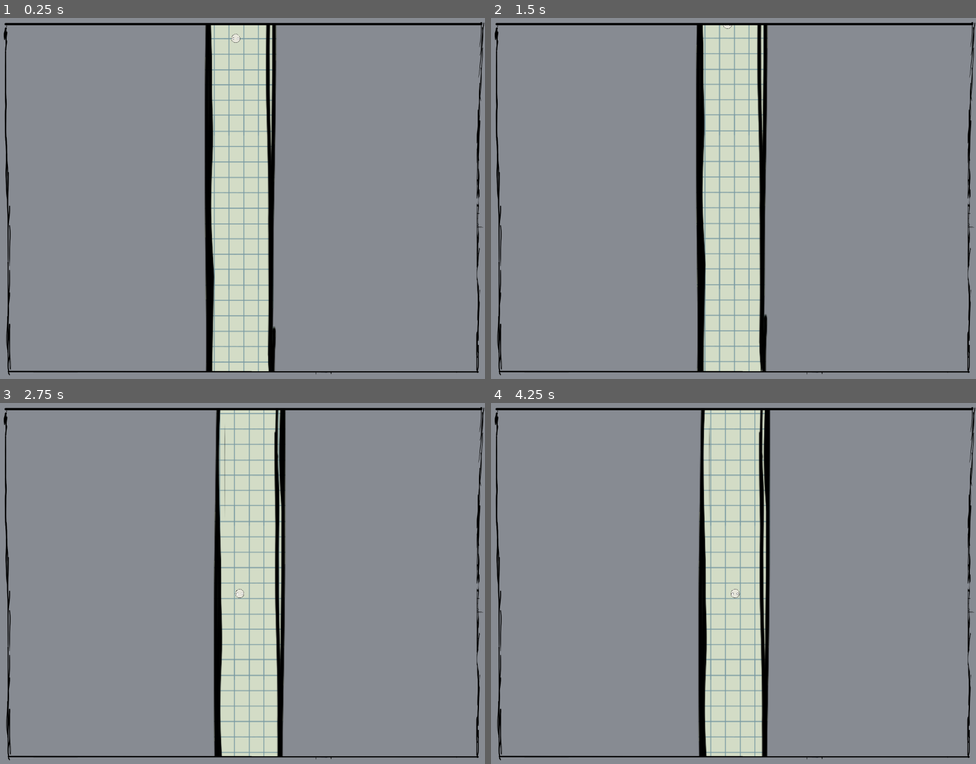
Above: before the commit, frames 1-4 (two rows, left to right).
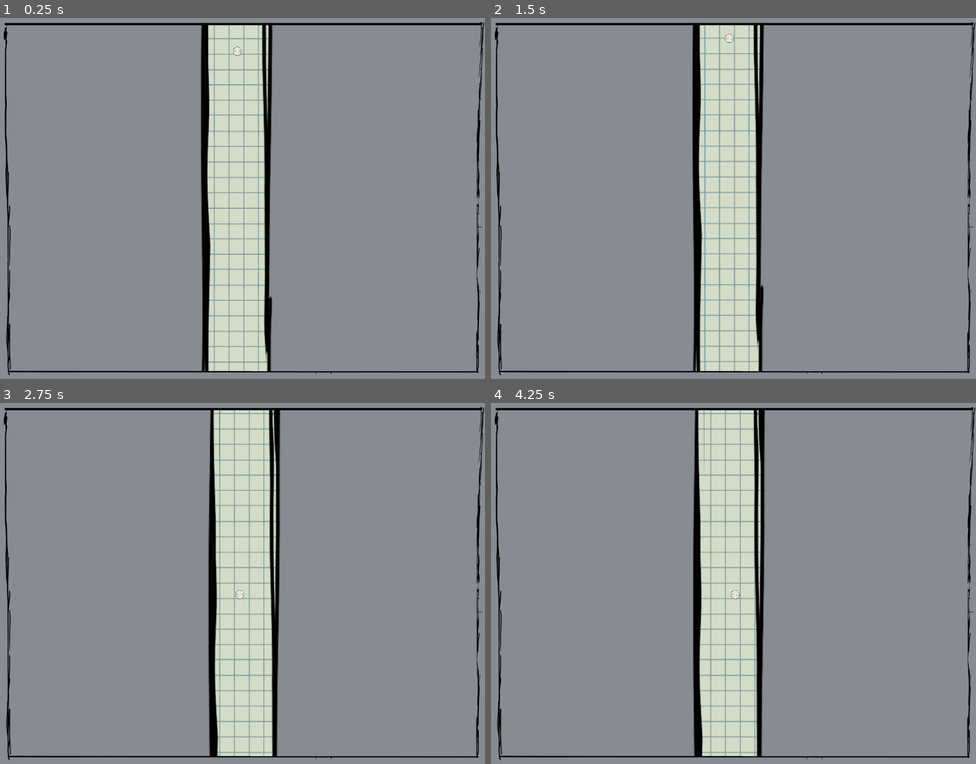
Above: after the commit, the same moments.

Repository: Indigo-Hawk/UBGJ-Project
Game: Godot game, scene res://Levels/level_t.tscn
The game is run twice, just before and just after one commit, with the same random seed, the same clock (stepped at 60 frames per second) and the same inputs. This scene is started directly instead of the project's main scene.
Inputs (mouse positions are in pixels of both pictures, inside the frame that each line leads up to):
- Up to frame 1 (0.25 s): no input
- Up to frame 2 (1.5 s): tap R (RESET) at 0.5, 1.25 s; move the mouse to (840, 180) at 0.52 s; hold D (RIGHT) from 0.53 s (still down); tap Space (ACTION) at 0.6 s; move the mouse to (636, 216) at 1.27 s; tap E (INTERACT) at 1.35 s
- Up to frame 3 (2.75 s): tap R (RESET) at 2 s; move the mouse to (291, 504) at 2.02 s; release D (RIGHT) at 2.03 s; hold A (LEFT) from 2.03 s (still down); tap Space (ACTION) at 2.1 s
- Up to frame 4 (4.25 s): tap R (RESET) at 2.75, 3.5 s; move the mouse to (709, 655) at 2.77 s; release A (LEFT) at 2.78 s; hold D (RIGHT) from 2.78 s (still down); tap E (INTERACT) at 2.85 s; move the mouse to (879, 637) at 3.52 s; tap Space (ACTION) at 3.6 s

The runs differ from the first frame. In frame 1, 3.8% of the frame differs, in the area x 41-58%, y 2-98%; in frame 2, 3.7%; in frame 3, 4.8%, in the area x 42-59%, y 2-98%; in frame 4, 4.8%.

Commit message:
updated levels + new blank level for making levels

Diff:
--- a/Levels/level_1.tscn
+++ b/Levels/level_1.tscn
@@ -130,6 +130,7 @@
 
 [node name="EndZone" parent="Blocks" instance=ExtResource("4_syshm")]
 position = Vector2(85, 1018)
+NextLevel = "res://Levels/level_2real.tscn"
 
 [node name="Head" parent="." instance=ExtResource("4_0urlm")]
 position = Vector2(77, 290)
--- /dev/null
+++ b/Levels/level_2real.tscn
@@ -0,0 +1,115 @@
+[gd_scene load_steps=7 format=3 uid="uid://pe6iuxu80q4g"]
+
+[ext_resource type="PackedScene" uid="uid://cr0xdlvoi8kvu" path="res://Components/Camera/main_camera.tscn" id="1_j4gye"]
+[ext_resource type="PackedScene" uid="uid://bddjdhdyavhtq" path="res://Components/Head/head.tscn" id="2_e6b6u"]
+[ext_resource type="PackedScene" uid="uid://c135b0kbl8oaj" path="res://Components/Block/block_1.tscn" id="3_ky6qs"]
+[ext_resource type="PackedScene" uid="uid://brlcfypgfr5lr" path="res://Components/PressurePad/pressure_pad.tscn" id="4_ky6qs"]
+[ext_resource type="PackedScene" uid="uid://dlq5lyppjqcgx" path="res://Components/Bodys/body(basic).tscn" id="4_lwb38"]
+[ext_resource type="PackedScene" uid="uid://dshq5wpgg711i" path="res://Components/Door/door.tscn" id="5_lwb38"]
+
+[node name="Level_T" type="Node"]
+
+[node name="MainCamera" parent="." instance=ExtResource("1_j4gye")]
+position = Vector2(-192, -572)
+
+[node name="Head" parent="." instance=ExtResource("2_e6b6u")]
+position = Vector2(-400, -769)
+
+[node name="Blocks" type="Node2D" parent="."]
+
+[node name="Block1" parent="Blocks" instance=ExtResource("3_ky6qs")]
+position = Vector2(-450, -389)
+scale = Vector2(0.7600007, 2)
+
+[node name="Block15" parent="Blocks" instance=ExtResource("3_ky6qs")]
+position = Vector2(764, -824)
+rotation = 1.5707964
+scale = Vector2(0.46011913, 1.8)
+
+[node name="Block12" parent="Blocks" instance=ExtResource("3_ky6qs")]
+position = Vector2(323, -660)
+scale = Vector2(0.09578455, 0.84747875)
+
+[node name="Block13" parent="Blocks" instance=ExtResource("3_ky6qs")]
+position = Vector2(387.00003, -558)
+rotation = -0.2617994
+scale = Vector2(-0.10464033, -1.5898322)
+
+[node name="Block7" parent="Blocks" instance=ExtResource("3_ky6qs")]
+position = Vector2(153, -492)
+scale = Vector2(0.7600007, 1.2400012)
+
+[node name="Block11" parent="Blocks" instance=ExtResource("3_ky6qs")]
+position = Vector2(543, -758)
+rotation = -0.18516125
+scale = Vector2(0.1801179, 1.0753723)
+
+[node name="Block14" parent="Blocks" instance=ExtResource("3_ky6qs")]
+position = Vector2(603, -764)
+rotation = 0.26843405
+scale = Vector2(0.1801179, 1.2400012)
+
+[node name="Block16" parent="Blocks" instance=ExtResource("3_ky6qs")]
+position = Vector2(850, -460)
+rotation = 4.712389
+scale = Vector2(0.5061942, 1.2583424)
+
+[node name="Block9" parent="Blocks" instance=ExtResource("3_ky6qs")]
+position = Vector2(160, -1034)
+rotation = 3.1415927
+scale = Vector2(0.7600007, 1.2400012)
+
+[node name="Block10" parent="Blocks" instance=ExtResource("3_ky6qs")]
+position = Vector2(528, -1032)
+rotation = 3.1415927
+scale = Vector2(1.3872278, 1.2400012)
+
+[node name="Block8" parent="Blocks" instance=ExtResource("3_ky6qs")]
+position = Vector2(797, -342)
+scale = Vector2(3.2799995, 0.12000227)
+
+[node name="Block5" parent="Blocks" instance=ExtResource("3_ky6qs")]
+position = Vector2(-438.00003, 116)
+scale = Vector2(11.879999, 2)
+
+[node name="Block2" parent="Blocks" instance=ExtResource("3_ky6qs")]
+position = Vector2(-484.00003, -1129)
+scale = Vector2(1.0975252, 1.3770572)
+
+[node name="Block3" parent="Blocks" instance=ExtResource("3_ky6qs")]
+position = Vector2(33.99991, -1125.0001)
+scale = Vector2(1.0975252, 1.3770572)
+
+[node name="Block4" parent="Blocks" instance=ExtResource("3_ky6qs")]
+position = Vector2(569, -1131.0001)
+scale = Vector2(1.0975252, 1.3770572)
+
+[node name="Block6" parent="Blocks" instance=ExtResource("3_ky6qs")]
+position = Vector2(-836, -570)
+rotation = 1.5708
+scale = Vector2(3, 2)
+
+[node name="PressurePad" parent="." instance=ExtResource("4_ky6qs")]
+position = Vector2(-132, -162)
+scale = Vector2(49.920002, 2)
+
+[node name="Door" parent="." instance=ExtResource("5_lwb38")]
+position = Vector2(66.000015, -731)
+scale = Vector2(2.4066434, 1.6400006)
+
+[node name="Bodies" type="Node2D" parent="."]
+
+[node name="Body(Basic)" parent="Bodies" instance=ExtResource("4_lwb38")]
+position = Vector2(-402, -702)
+
+[node name="Body(Basic)2" parent="Bodies" instance=ExtResource("4_lwb38")]
+position = Vector2(-11, -702)
+
+[node name="Body(Basic)3" parent="Bodies" instance=ExtResource("4_lwb38")]
+position = Vector2(534, -401)
+
+[node name="Body(Basic)4" parent="Bodies" instance=ExtResource("4_lwb38")]
+position = Vector2(710, -629)
+
+[connection signal="Pressed" from="PressurePad" to="Door" method="Open"]
+[connection signal="Unpressed" from="PressurePad" to="Door" method="Close"]
--- a/Levels/level_t.tscn
+++ b/Levels/level_t.tscn
@@ -1,10 +1,15 @@
-[gd_scene load_steps=6 format=3 uid="uid://4xtj1pb84h2p"]
+[gd_scene load_steps=11 format=3 uid="uid://4xtj1pb84h2p"]
 
 [ext_resource type="PackedScene" uid="uid://cr0xdlvoi8kvu" path="res://Components/Camera/main_camera.tscn" id="1_3ten1"]
 [ext_resource type="PackedScene" uid="uid://bddjdhdyavhtq" path="res://Components/Head/head.tscn" id="2_lgndu"]
 [ext_resource type="PackedScene" uid="uid://c135b0kbl8oaj" path="res://Components/Block/block_1.tscn" id="3_yttsi"]
 [ext_resource type="PackedScene" uid="uid://c7dgl4dli5vue" path="res://Components/Block/block_3.tscn" id="4_ivsm0"]
 [ext_resource type="PackedScene" uid="uid://dlq5lyppjqcgx" path="res://Components/Bodys/body(basic).tscn" id="5_lgndu"]
+[ext_resource type="PackedScene" uid="uid://dshq5wpgg711i" path="res://Components/Door/door.tscn" id="6_ivsm0"]
+[ext_resource type="PackedScene" uid="uid://da3bscst3fwvx" path="res://Components/Switch/Switch.tscn" id="7_hawto"]
+[ext_resource type="PackedScene" uid="uid://brlcfypgfr5lr" path="res://Components/PressurePad/pressure_pad.tscn" id="8_hawto"]
+[ext_resource type="PackedScene" uid="uid://djdopxl8rdnka" path="res://Components/Portal/portal.tscn" id="9_cvl0e"]
+[ext_resource type="PackedScene" uid="uid://71x2sq1tvg6k" path="res://Components/EndZone/end_zone.tscn" id="10_k1vkr"]
 
 [node name="Level_T" type="Node"]
 
@@ -12,20 +17,26 @@
 position = Vector2(-192, -572)
 
 [node name="Head" parent="." instance=ExtResource("2_lgndu")]
-position = Vector2(-266, -2836)
+position = Vector2(-244, -2657)
 
 [node name="Blocks" type="Node2D" parent="."]
+
+[node name="Block25" parent="Blocks" instance=ExtResource("3_yttsi")]
+position = Vector2(2754, 218)
+rotation = -1.570803
+scale = Vector2(0.6828985, 3.8915513)
 
 [node name="Block1" parent="Blocks" instance=ExtResource("3_yttsi")]
 position = Vector2(172, 127)
 scale = Vector2(3, 2)
 
+[node name="Block26" parent="Blocks" instance=ExtResource("3_yttsi")]
+position = Vector2(3387.0002, 222)
+rotation = -4.7123823
+scale = Vector2(0.6828985, 2.1315463)
+
 [node name="Block9" parent="Blocks" instance=ExtResource("3_yttsi")]
 position = Vector2(1661, 120)
-scale = Vector2(3, 2)
-
-[node name="Block10" parent="Blocks" instance=ExtResource("3_yttsi")]
-position = Vector2(1092, -918)
 scale = Vector2(3, 2)
 
 [node name="Block6" parent="Blocks" instance=ExtResource("3_yttsi")]
@@ -43,10 +54,155 @@
 rotation = 1.5708
 scale = Vector2(6, 4)
 
+[node name="Block20" parent="Blocks" instance=ExtResource("3_yttsi")]
+position = Vector2(2255, -462)
+rotation = -1.570803
+scale = Vector2(0.6828985, 0.9715515)
+
+[node name="Block21" parent="Blocks" instance=ExtResource("3_yttsi")]
+position = Vector2(2751.9998, 15.000092)
+rotation = -1.570803
+scale = Vector2(0.6828985, 0.9715515)
+
+[node name="Block36" parent="Blocks" instance=ExtResource("3_yttsi")]
+position = Vector2(3897, 167)
+rotation = -1.570803
+scale = Vector2(0.7554545, -2.8284788)
+
+[node name="Block37" parent="Blocks" instance=ExtResource("3_yttsi")]
+position = Vector2(5281, 136.00002)
+rotation = -4.711736
+scale = Vector2(0.7554545, -2.8284788)
+
+[node name="Block38" parent="Blocks" instance=ExtResource("3_yttsi")]
+position = Vector2(5286.0005, -191.99995)
+rotation = -4.711736
+scale = Vector2(0.7554545, -2.8284788)
+
+[node name="Block40" parent="Blocks" instance=ExtResource("3_yttsi")]
+position = Vector2(6859, -861.99994)
+rotation = -1.5707941
+scale = Vector2(1.0476785, -3.3749702)
+
+[node name="Block41" parent="Blocks" instance=ExtResource("3_yttsi")]
+position = Vector2(6853, -357)
+rotation = -1.5707941
+scale = Vector2(1.0476785, -3.3749702)
+
+[node name="Block43" parent="Blocks" instance=ExtResource("3_yttsi")]
+position = Vector2(7718.0005, -350.99997)
+rotation = -1.5707941
+scale = Vector2(1.0476785, -3.3749702)
+
+[node name="Block48" parent="Blocks" instance=ExtResource("3_yttsi")]
+position = Vector2(6851.0005, -1346)
+rotation = 1.570803
+scale = Vector2(1.0476785, -3.3749702)
+
+[node name="Block47" parent="Blocks" instance=ExtResource("3_yttsi")]
+position = Vector2(7716, -1346)
+rotation = 1.570803
+scale = Vector2(1.0476785, -3.3749702)
+
+[node name="Block44" parent="Blocks" instance=ExtResource("3_yttsi")]
+position = Vector2(8585, -349)
+rotation = -1.5707941
+scale = Vector2(1.0476785, -3.3749702)
+
+[node name="Block45" parent="Blocks" instance=ExtResource("3_yttsi")]
+position = Vector2(8579.001, -813)
+rotation = -4.7123823
+scale = Vector2(1.0476785, -3.3749702)
+
+[node name="Block46" parent="Blocks" instance=ExtResource("3_yttsi")]
+position = Vector2(8587.001, -1331)
+rotation = -4.7123823
+scale = Vector2(1.0476785, -3.3749702)
+
+[node name="Block39" parent="Blocks" instance=ExtResource("3_yttsi")]
+position = Vector2(4716, -237)
+rotation = -4.711736
+scale = Vector2(0.7554545, -2.8284788)
+
+[node name="Block24" parent="Blocks" instance=ExtResource("3_yttsi")]
+position = Vector2(3126, 14.999999)
+rotation = -1.570803
+scale = Vector2(0.6828985, 0.9715515)
+
+[node name="Block27" parent="Blocks" instance=ExtResource("3_yttsi")]
+position = Vector2(3541.9998, 19)
+rotation = -1.570803
+scale = Vector2(0.6828985, 0.9715515)
+
+[node name="Block28" parent="Blocks" instance=ExtResource("3_yttsi")]
+position = Vector2(3603, -178.00003)
+rotation = -1.570803
+scale = Vector2(0.6828985, 0.5315564)
+
+[node name="Block22" parent="Blocks" instance=ExtResource("3_yttsi")]
+position = Vector2(2506, -648.0001)
+rotation = -1.570803
+scale = Vector2(0.68333405, 5.126343)
+
+[node name="Block42" parent="Blocks" instance=ExtResource("3_yttsi")]
+position = Vector2(4875, -712.9999)
+rotation = -1.570803
+scale = Vector2(1.7228961, 2.8515513)
+
+[node name="Block19" parent="Blocks" instance=ExtResource("3_yttsi")]
+position = Vector2(2126, -291.99997)
+rotation = -1.570803
+scale = Vector2(-0.03710272, 1.2915515)
+
+[node name="Block18" parent="Blocks" instance=ExtResource("3_yttsi")]
+position = Vector2(2082.0002, -599)
+rotation = -1.570803
+scale = Vector2(0.60289854, 2.0915563)
+
 [node name="Block2" parent="Blocks" instance=ExtResource("4_ivsm0")]
 position = Vector2(-98, -727)
 rotation = -0.45849
 
+[node name="Block32" parent="Blocks" instance=ExtResource("3_yttsi")]
+position = Vector2(3968.0005, -137.99998)
+rotation = -1.570803
+scale = Vector2(0.6828985, 2.2515416)
+
+[node name="Block35" parent="Blocks" instance=ExtResource("3_yttsi")]
+position = Vector2(4558, 348.99997)
+rotation = -1.570803
+scale = Vector2(0.16195966, 3.6353185)
+
+[node name="Block33" parent="Blocks" instance=ExtResource("3_yttsi")]
+position = Vector2(4120.0005, -463.99994)
+rotation = -1.5047023
+scale = Vector2(0.68293196, 1.2536385)
+
+[node name="Block34" parent="Blocks" instance=ExtResource("3_yttsi")]
+position = Vector2(4438.0005, -417.99994)
+rotation = -1.5047023
+scale = Vector2(0.68293196, 0.7374179)
+
+[node name="Block23" parent="Blocks" instance=ExtResource("3_yttsi")]
+position = Vector2(3371, -470.99997)
+rotation = -1.570803
+scale = Vector2(0.6828985, 2.8515513)
+
+[node name="Block29" parent="Blocks" instance=ExtResource("3_yttsi")]
+position = Vector2(3310, -982)
+rotation = -1.570803
+scale = Vector2(0.6828985, 2.8515513)
+
+[node name="Block30" parent="Blocks" instance=ExtResource("3_yttsi")]
+position = Vector2(4037.0002, -983.9999)
+rotation = -1.570803
+scale = Vector2(0.6828985, 2.8515513)
+
+[node name="Block31" parent="Blocks" instance=ExtResource("3_yttsi")]
+position = Vector2(4753, -975.99994)
+rotation = -1.570803
+scale = Vector2(0.6828985, 2.8515513)
+
 [node name="Block5" parent="Blocks" instance=ExtResource("4_ivsm0")]
 position = Vector2(-378, -364)
 rotation = -2.6401
@@ -54,16 +210,79 @@
 [node name="Block7" parent="Blocks" instance=ExtResource("3_yttsi")]
 position = Vector2(-396, -129)
 
+[node name="Block12" parent="Blocks" instance=ExtResource("3_yttsi")]
+position = Vector2(1574, -343.00003)
+rotation = 1.5707941
+scale = Vector2(-0.04000368, 1)
+
 [node name="Block8" parent="Blocks" instance=ExtResource("3_yttsi")]
-position = Vector2(962, -179)
+position = Vector2(729, -188)
+scale = Vector2(0.39999753, 0.72000027)
+
+[node name="Block16" parent="Blocks" instance=ExtResource("3_yttsi")]
+position = Vector2(1016, -150)
+scale = Vector2(0.3999951, 1)
+
+[node name="Block17" parent="Blocks" instance=ExtResource("3_yttsi")]
+position = Vector2(907.99994, -9)
+scale = Vector2(1.4799976, 1)
+
+[node name="Block11" parent="Blocks" instance=ExtResource("3_yttsi")]
+position = Vector2(1465, -251)
+scale = Vector2(0.11999756, 1.4399998)
+
+[node name="Block13" parent="Blocks" instance=ExtResource("3_yttsi")]
+position = Vector2(1811, -566)
+rotation = 3.1415882
+scale = Vector2(0.075773485, 2.2685483)
+
+[node name="Block14" parent="Blocks" instance=ExtResource("3_yttsi")]
+position = Vector2(1687.0001, -418.00006)
+rotation = 4.7123823
+scale = Vector2(0.08289851, 0.9315563)
+
+[node name="Block10" parent="Blocks" instance=ExtResource("3_yttsi")]
+position = Vector2(1092, -918)
+scale = Vector2(3, 2)
 
 [node name="Bodies" type="Node2D" parent="."]
 
 [node name="Body(Basic)" parent="Bodies" instance=ExtResource("5_lgndu")]
-position = Vector2(-27, -195)
+position = Vector2(-54, -184)
 
 [node name="Body(Basic)2" parent="Bodies" instance=ExtResource("5_lgndu")]
 position = Vector2(1309, -204)
+
+[node name="Body(Basic)3" parent="Bodies" instance=ExtResource("5_lgndu")]
+position = Vector2(1577, -202)
+
+[node name="Body(Basic)5" parent="Bodies" instance=ExtResource("5_lgndu")]
+position = Vector2(2663, -206)
+
+[node name="Body(Basic)6" parent="Bodies" instance=ExtResource("5_lgndu")]
+position = Vector2(3083, -200)
+
+[node name="Body(Basic)7" parent="Bodies" instance=ExtResource("5_lgndu")]
+position = Vector2(3408, -690)
+
+[node name="Body(Basic)8" parent="Bodies" instance=ExtResource("5_lgndu")]
+position = Vector2(7491, -679)
+
+[node name="Body(Basic)4" parent="Bodies" instance=ExtResource("5_lgndu")]
+position = Vector2(1990, -346)
+
+[node name="Door" parent="." instance=ExtResource("6_ivsm0")]
+position = Vector2(2152, -208)
+
+[node name="Door2" parent="." instance=ExtResource("6_ivsm0")]
+position = Vector2(3016, -225)
+
+[node name="Door3" parent="." instance=ExtResource("6_ivsm0")]
+position = Vector2(4362, -692)
+scale = Vector2(1, 1.48)
+
+[node name="Switch" parent="." instance=ExtResource("7_hawto")]
+position = Vector2(2080, -329)
 
 [node name="Text" type="Node2D" parent="."]
 
@@ -72,24 +291,149 @@
 offset_top = -94.0
 offset_right = 347.0
 offset_bottom = -45.0
-theme_override_colors/font_color = Color(1, 0.596078, 0, 1)
-theme_override_font_sizes/font_size = 35
-text = "A & D to move left and right"
+theme_override_colors/font_color = Color(0, 0, 0, 1)
+theme_override_font_sizes/font_size = 35
+text = "Use A & D or Left & Right to move
+left or right."
+
+[node name="Label4" type="Label" parent="Text"]
+offset_left = 617.0
+offset_top = -101.0
+offset_right = 1139.0
+offset_bottom = -52.0
+theme_override_colors/font_color = Color(0, 0, 0, 1)
+theme_override_font_sizes/font_size = 35
+text = "Stuck? Press R to restart
+the level."
+
+[node name="Label8" type="Label" parent="Text"]
+offset_left = 4442.0
+offset_top = -161.0
+offset_right = 4964.0
+offset_bottom = -60.0
+theme_override_colors/font_color = Color(0, 0, 0, 1)
+theme_override_font_sizes/font_size = 35
+text = "That's okay. Let's try that again.
+Press R to restart the level."
+
+[node name="Label5" type="Label" parent="Text"]
+offset_left = 1823.0
+offset_top = -651.0
+offset_right = 2345.0
+offset_bottom = -394.0
+theme_override_colors/font_color = Color(0, 0, 0, 1)
+theme_override_font_sizes/font_size = 35
+text = "While your head is
+attached to your body and
+ is on top of a switch, press
+ E to use them to open doors."
 
 [node name="Label2" type="Label" parent="Text"]
 offset_left = 621.0
 offset_top = -762.0
 offset_right = 1088.0
 offset_bottom = -713.0
-theme_override_colors/font_color = Color(1, 0.596078, 0, 1)
-theme_override_font_sizes/font_size = 35
-text = "Space or LMB to throw your Head"
+theme_override_colors/font_color = Color(0, 0, 0, 1)
+theme_override_font_sizes/font_size = 35
+text = "Space or LMB (Left Click) to throw your Head."
 
 [node name="Label3" type="Label" parent="Text"]
-offset_left = 1529.0
-offset_top = -103.0
-offset_right = 2096.0
-offset_bottom = -54.0
-theme_override_colors/font_color = Color(1, 0.596078, 0, 1)
-theme_override_font_sizes/font_size = 35
-text = "You also move when your just a head"
+offset_left = 1504.0
+offset_top = -109.0
+offset_right = 2122.0
+offset_bottom = 96.0
+theme_override_colors/font_color = Color(0, 0, 0, 1)
+theme_override_font_sizes/font_size = 35
+text = "You can also move using the same
+movement keys (A & D) when you're
+just a Head.
+"
+
+[node name="Label9" type="Label" parent="Text"]
+offset_left = 7392.0
+offset_top = -577.0
+offset_right = 8010.0
+offset_bottom = -372.0
+theme_override_colors/font_color = Color(0, 0, 0, 1)
+theme_override_font_sizes/font_size = 35
+text = "Congrats! You finished the tutorial! Shoot
+your head at the flag to keep on going.
+"
+
+[node name="Label6" type="Label" parent="Text"]
+offset_left = 2376.0
+offset_top = -642.0
+offset_right = 2994.0
+offset_bottom = -437.0
+theme_override_colors/font_color = Color(0, 0, 0, 1)
+theme_override_font_sizes/font_size = 35
+text = "While your body is on top of a
+pressure pad, a door will stay open
+ until your body moves off of it.
+"
+
+[node name="Label10" type="Label" parent="Text"]
+offset_left = 3063.0
+offset_top = -1028.0
+offset_right = 3772.0
+offset_bottom = -823.0
+theme_override_colors/font_color = Color(0, 0, 0, 1)
+theme_override_font_sizes/font_size = 35
+text = "If you move your body left or right
+and shoot at the same time, your
+body will keep on moving in that
+direction until it hits a wall. Try it!"
+
+[node name="Label7" type="Label" parent="Text"]
+offset_left = 3048.0
+offset_top = -458.0
+offset_right = 3666.0
+offset_bottom = -253.0
+theme_override_colors/font_color = Color(0, 0, 0, 1)
+theme_override_font_sizes/font_size = 35
+text = "Shoot your head to teleport through
+portals that link different parts
+of the level together."
+
+[node name="PressurePad" parent="." instance=ExtResource("8_hawto")]
+position = Vector2(2823, -165)
+
+[node name="PressurePad2" parent="." instance=ExtResource("8_hawto")]
+position = Vector2(3900, -313)
+
+[node name="Portal" parent="." node_paths=PackedStringArray("connectedPortal") instance=ExtResource("9_cvl0e")]
+position = Vector2(3446, -199.00005)
+rotation = 3.1415875
+scale = Vector2(0.512347, 0.8526969)
+connectedPortal = NodePath("../Portal2")
+
+[node name="Portal2" parent="." node_paths=PackedStringArray("connectedPortal") instance=ExtResource("9_cvl0e")]
+position = Vector2(3235, -691)
+rotation = 3.1415875
+scale = Vector2(0.512347, 0.8526969)
+connectedPortal = NodePath("../Portal")
+
+[node name="Portal4" parent="." node_paths=PackedStringArray("connectedPortal") instance=ExtResource("9_cvl0e")]
+position = Vector2(4402.0005, -621)
+rotation = 3.1415875
+scale = Vector2(0.512347, 0.8526969)
+connectedPortal = NodePath("../Portal5")
+
+[node name="EndZone" parent="." instance=ExtResource("10_k1vkr")]
+position = Vector2(7699, -630.9999)
+rotation = -1.255147e-05
+scale = Vector2(0.79234695, 0.8526969)
+NextLevel = "res://Levels/test.tscn"
+
+[node name="Portal5" parent="." node_paths=PackedStringArray("connectedPortal") instance=ExtResource("9_cvl0e")]
+position = Vector2(7388, -678.99994)
+rotation = 3.1415875
+scale = Vector2(0.512347, 0.8526969)
+connectedPortal = NodePath("../Portal4")
+
+[connection signal="switchedOff" from="Switch" to="Door" method="Close"]
+[connection signal="switchedOn" from="Switch" to="Door" method="Open"]
+[connection signal="Pressed" from="PressurePad" to="Door2" method="Open"]
+[connection signal="Unpressed" from="PressurePad" to="Door2" method="Close"]
+[connection signal="Pressed" from="PressurePad2" to="Door3" method="Open"]
+[connection signal="Unpressed" from="PressurePad2" to="Door3" method="Close"]
--- /dev/null
+++ b/Levels/template.tscn
@@ -0,0 +1,30 @@
+[gd_scene load_steps=5 format=3 uid="uid://db1o5k76tymy7"]
+
+[ext_resource type="PackedScene" uid="uid://cr0xdlvoi8kvu" path="res://Components/Camera/main_camera.tscn" id="1_rp5ft"]
+[ext_resource type="PackedScene" uid="uid://bddjdhdyavhtq" path="res://Components/Head/head.tscn" id="2_qeqk5"]
+[ext_resource type="PackedScene" uid="uid://c135b0kbl8oaj" path="res://Components/Block/block_1.tscn" id="3_1soli"]
+[ext_resource type="PackedScene" uid="uid://dlq5lyppjqcgx" path="res://Components/Bodys/body(basic).tscn" id="5_lmqi1"]
+
+[node name="Level_T" type="Node"]
+
+[node name="MainCamera" parent="." instance=ExtResource("1_rp5ft")]
+position = Vector2(-192, -572)
+
+[node name="Head" parent="." instance=ExtResource("2_qeqk5")]
+position = Vector2(-12, -451)
+
+[node name="Blocks" type="Node2D" parent="."]
+
+[node name="Block1" parent="Blocks" instance=ExtResource("3_1soli")]
+position = Vector2(172, 127)
+scale = Vector2(3, 2)
+
+[node name="Block6" parent="Blocks" instance=ExtResource("3_1soli")]
+position = Vector2(-836, -570)
+rotation = 1.5708
+scale = Vector2(3, 2)
+
+[node name="Bodies" type="Node2D" parent="."]
+
+[node name="Body(Basic)" parent="Bodies" instance=ExtResource("5_lmqi1")]
+position = Vector2(-54, -184)
--- a/Levels/test.tscn
+++ b/Levels/test.tscn
@@ -68,7 +68,7 @@
 
 [node name="EndZone" parent="." instance=ExtResource("6_upgg8")]
 position = Vector2(1655, 334)
-NextLevel = "res://Components/EndScene/end_screen.tscn"
+NextLevel = "res://Levels/level_1.tscn"
 
 [node name="Switch" parent="." instance=ExtResource("7_tqcie")]
 position = Vector2(339, 476)
